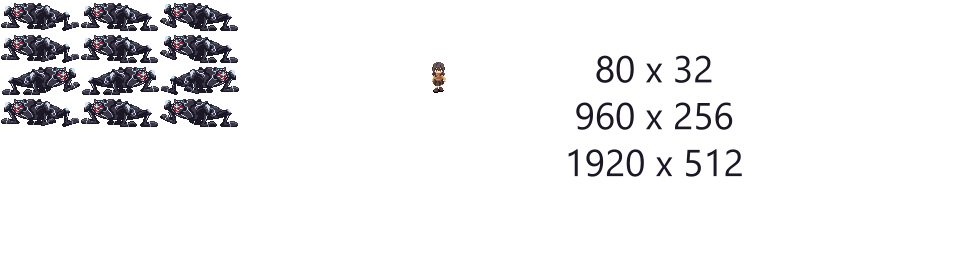
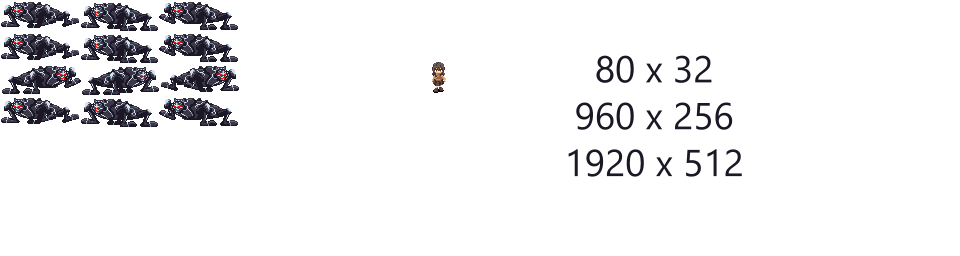
Layers edited between the first and the second 960 x 256 image:
painted on "Yume" over bbox(64, 2, 192, 127)
painted on "Omicron Merged" (1st of 3) over bbox(64, 66, 192, 127)
painted on "Omicron Merged" (2nd of 3) over bbox(64, 66, 192, 127)
painted on "Omicron Merged" (3rd of 3) over bbox(64, 2, 192, 127)